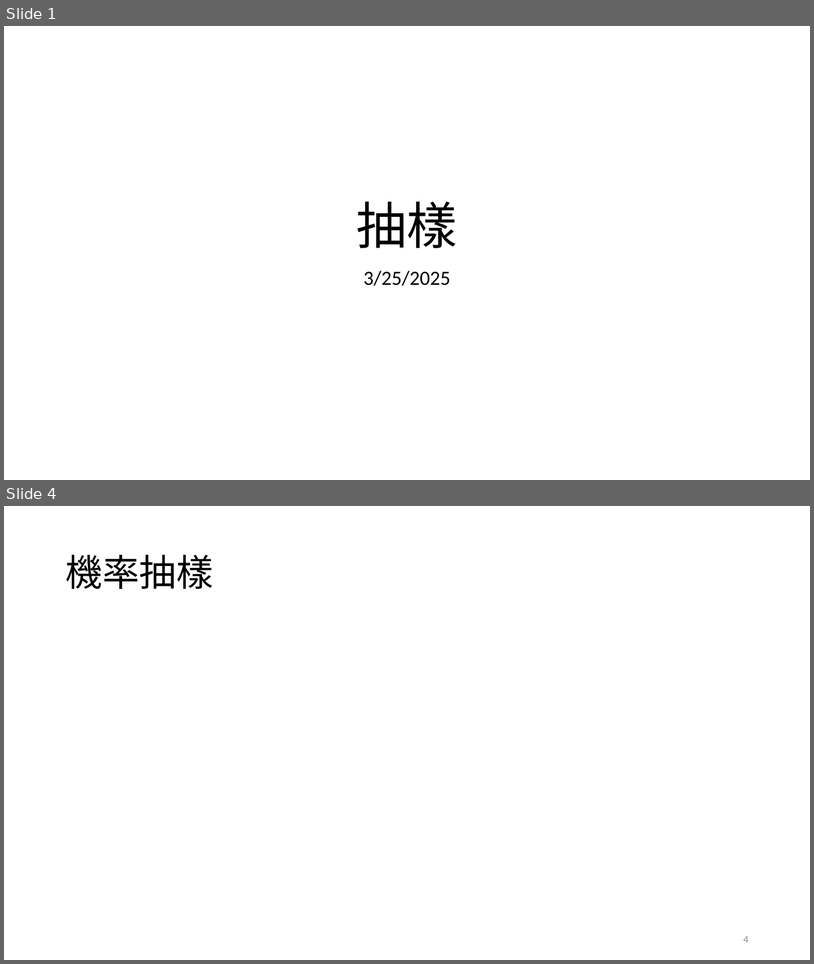
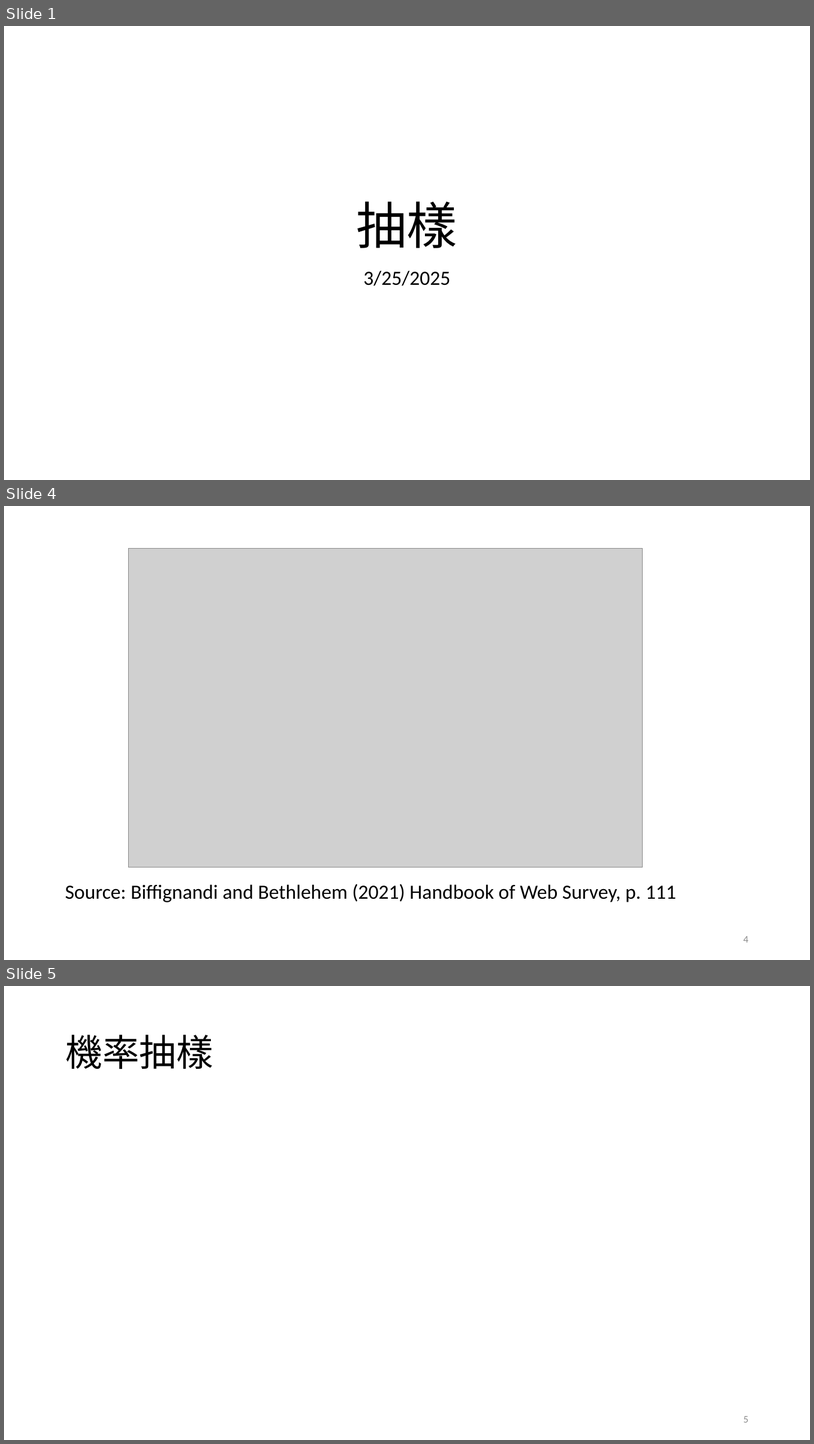
Before and after one commit to TsaiChiahung/PublicOpinion2026, a slide deck: 投影片/民意與調查Week5.pptx. Shown one above the other, each under a label of ours: slides 1 and 4 before the commit, slides 1, 4 and 5 after it; the slides between them are not shown. The pictures are 814x964 and 814x1444 pixels, drawn with LibreOffice and Linux fonts; fonts in the diff are those of the drawing; grey boxes stand for pictures. Boxes give left, top, right and bottom in pixels: in the first picture for what was removed or moved away, otherwise in the second. Text is boxed around its words. In the diff, an @@ line names an element or a change of style, - is before the commit and + after.

```diff
--- a/投影片/民意與調查Week5.pptx
+++ b/投影片/民意與調查Week5.pptx
@@ slide 4 added at bbox=[4, 506, 810, 960], background #FFFFFF @@
@@ picture added at bbox=[129, 549, 643, 867] @@
@@ text added at bbox=[65, 883, 677, 902], 24 pt, text #000000 @@
+Source: Biffignandi and Bethlehem (2021) Handbook of Web Survey, p. 111
@@ page number added at bbox=[744, 936, 749, 942], 12 pt, text #8C8C8C @@
+4
@@ what was slide 4 is now slide 5 @@
@@ page number at bbox=[744, 1416, 749, 1422]: text changed @@
-4
+5
```
Also in this commit, not shown: 2 slides changed, 1 other file.
